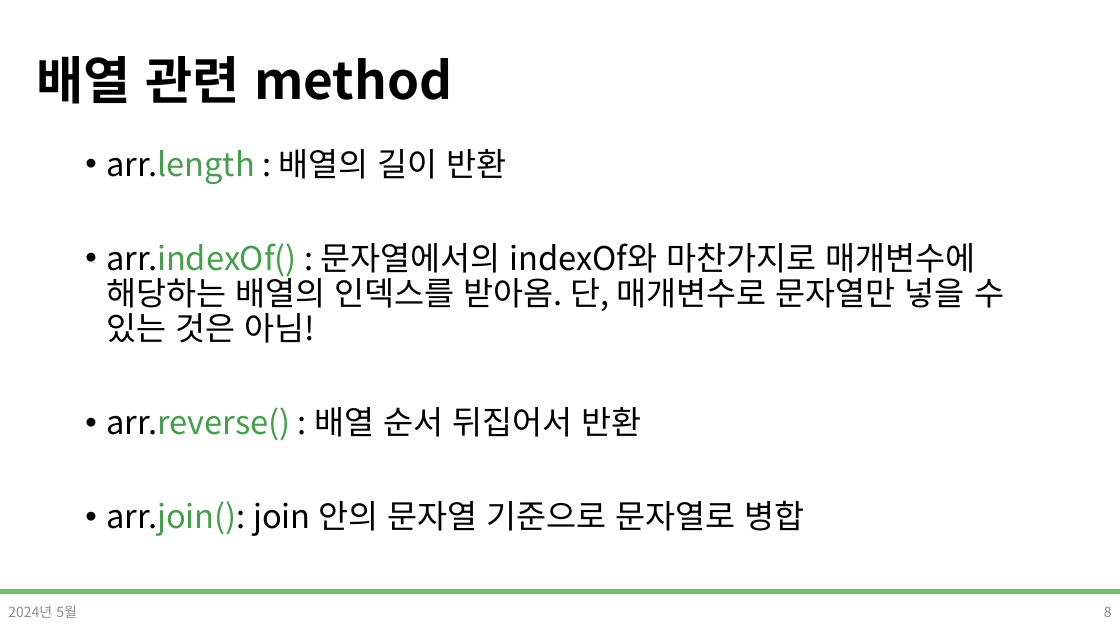
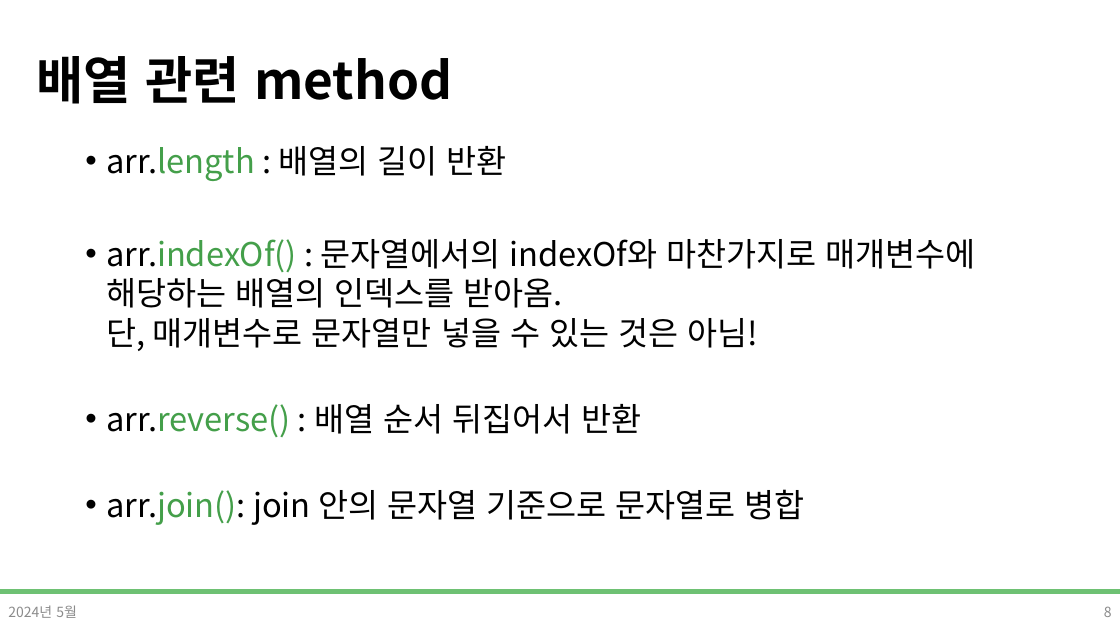
Before and after one commit to DevDamon0527/SeSAC_Yeongdeungpo_Campus_6th, a slide deck: slide 8 of material/[SeSAC_YDP_6] 04_4_Javascript.pptx. Drawn at 1120x630 pixels with LibreOffice and Linux fonts; fonts in the diff are those of the drawing; background and template pictures are left out. Boxes give left, top, right and bottom in pixels: in the first picture for what was removed or moved away, otherwise in the second. Text is boxed around its words. In the diff, an @@ line names an element or a change of style, - is before the commit and + after.

```diff
--- a/material/[SeSAC_YDP_6] 04_4_Javascript.pptx
+++ b/material/[SeSAC_YDP_6] 04_4_Javascript.pptx
@@ text "arr.length : 배열의 길이 반환" at (106,146,976,525): line spacing 0.9 to 0.8; line spacing 0.9 to 1 @@
```
Also in this commit, not shown: 5 other slides changed, 7 other files.
